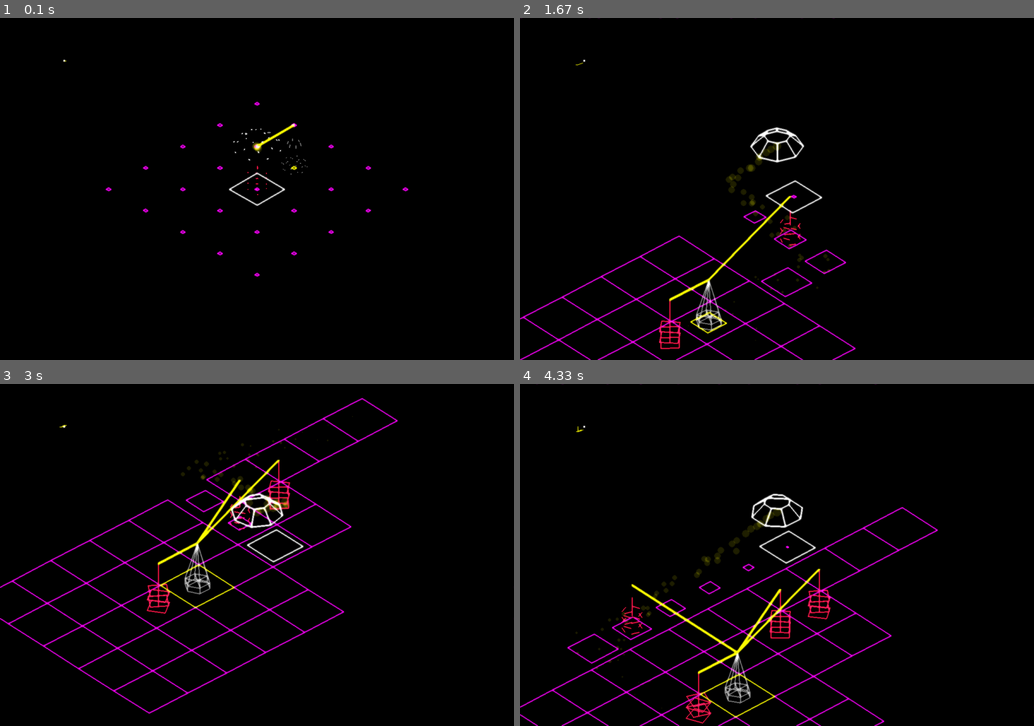
Above: before the commit, frames 1-4 (two rows, left to right).
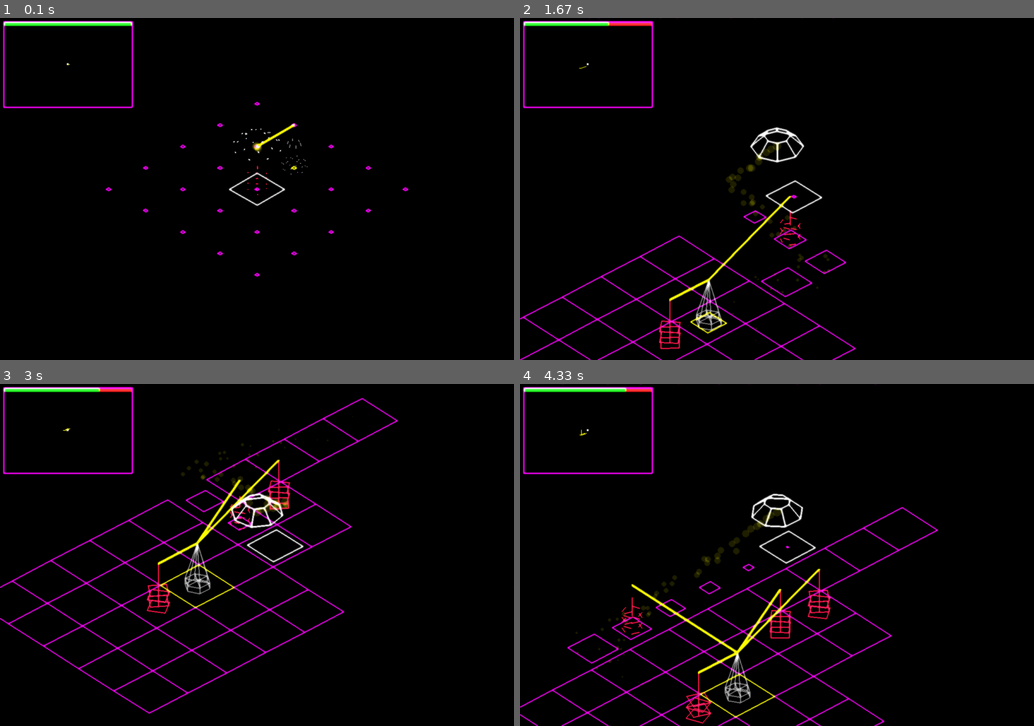
Above: after the commit, the same moments.

Repository: MathewKJ2048/pygame-jam-spring-2025
Game: pygame game, started from src/main.py
Same seed, same stepped clock (60 frames per second), same inputs: the game is played once before the commit and once after it.
Inputs:
- Up to frame 1 (0.1 s): no input
- Up to frame 2 (1.67 s): tap W at 0.33 s; hold Right 0.67-1.13 s; tap . at 0.82 s; hold Up 1.17-1.47 s; tap E at 1.32 s; hold Right from 1.5 s (still down); tap , at 1.65 s
- Up to frame 3 (3 s): release Right at 1.97 s; hold Left 2-2.53 s; tap . at 2.15 s; hold Down 2.57-2.87 s; tap E at 2.72 s; hold Left from 2.9 s (still down)
- Up to frame 4 (4.33 s): tap , at 3.05 s; release Left at 3.3 s; hold Up 3.33-3.7 s; tap . at 3.48 s; hold Right from 3.73 s (still down); tap E at 3.88 s

The runs differ from the first frame. In frame 1, 0.8% of the frame differs, in the area x 0-26%, y 0-27%; in frame 2, 0.8%; in frame 3, 0.8%; in frame 4, 0.8%.

Commit message:
minimap and energy bar

Diff:
--- a/src/conf.py
+++ b/src/conf.py
@@ -1,3 +1,12 @@
+DIFFICULTY = 0.2 # range from 0 to infinity - 0 has no bugs
+NAME = "Grid Surge"
+WIDTH = 1200
+HEIGHT = 800
+MINI_WIDTH = WIDTH/4
+MINI_HEIGHT = HEIGHT/4
+MINI_SCALE = 4
+BLIP_RADIUS = 3
+
 import time
 import pygame
 from pygame import Vector2
@@ -7,9 +16,8 @@
 import os
 from colors import *
 
-NAME = "Grid Surge"
-WIDTH = 1200
-HEIGHT = 800
+
+
 
 pygame.mixer.pre_init(44100,-16,2,512)
 pygame.init()
@@ -49,12 +57,7 @@
 		s.play()
 
 
-MINI_WIDTH = WIDTH/4
-MINI_HEIGHT = HEIGHT/4
-MINI_SCALE = 4
-BLIP_RADIUS = 3
 
-DIFFICULTY = 0.1 # range from 0 to infinity - 0 has no bugs
 
 
 CLOCK = pygame.time.Clock()
--- a/src/object.py
+++ b/src/object.py
@@ -85,7 +85,13 @@
 		return sum([o.stored for o in self.objects])
 
 	def get_net_rate(self):
-		return sum([o.production_rate-o.consumption_rate for o in self.objects])
+		return self.get_total_production_rate() - self.get_total_consumption_rate()
+
+	def get_total_production_rate(self):
+		return sum([o.production_rate for o in self.objects])
+
+	def get_total_consumption_rate(self):
+		return sum([o.consumption_rate for o in self.objects])
 
 	def contains(self,o):
 		return o in self.objects
--- a/src/render.py
+++ b/src/render.py
@@ -117,6 +117,28 @@
 			pp = (project3(p.get_r(),game),project3(p.connection.get_r(),game))
 			draw_line(surface,pp,YELLOW,5)
 
+def get_energy_bar(game):
+	W = MINI_WIDTH
+	H = MINI_HEIGHT/20
+	bar_surface = pygame.Surface((W,H))
+	production = 0.001
+	consumption = 0.001
+	for n in game.networks:
+		production+=n.get_total_production_rate()
+		consumption+=n.get_total_consumption_rate()
+	pf = production/(production+consumption)
+	cf = consumption/(production+consumption)
+	mid_up = (pf*W,0)
+	mid_down = (pf*W,H)
+	left_up = (0,0)
+	left_down = (0,H)
+	right_up = (W,0)
+	right_down = (W,H)
+	pygame.draw.polygon(bar_surface,(20,250,20),[left_up,left_down,mid_down,mid_up],width=0)
+	pygame.draw.polygon(bar_surface,(250,20,20),[right_up,right_down,mid_down,mid_up],width=0)
+	return bar_surface
+
+
 def get_minimap(game):
 	def mini_project(r):
 		t = r - game.camera
@@ -177,6 +199,18 @@
 	render_builder(surface, game.builder, game)
 
 	if game.minimap:
-		surface.blit(get_minimap(game),(0,0))
+
+		OFF_X = WIDTH/100
+		OFF_Y = HEIGHT/100
+		OFF = min(OFF_X,OFF_Y)
+
+		surface.blit(get_minimap(game),(OFF,OFF))
+		surface.blit(get_energy_bar(game),(OFF,OFF))
+		pygame.draw.polygon(surface,MAGENTA,
+		[(OFF,OFF),
+		(OFF+MINI_WIDTH,OFF),
+		(OFF+MINI_WIDTH,OFF+MINI_HEIGHT),
+		(OFF,OFF+MINI_HEIGHT)
+		],width=2)
 
 	return surface
Not shown, changed: README.md
